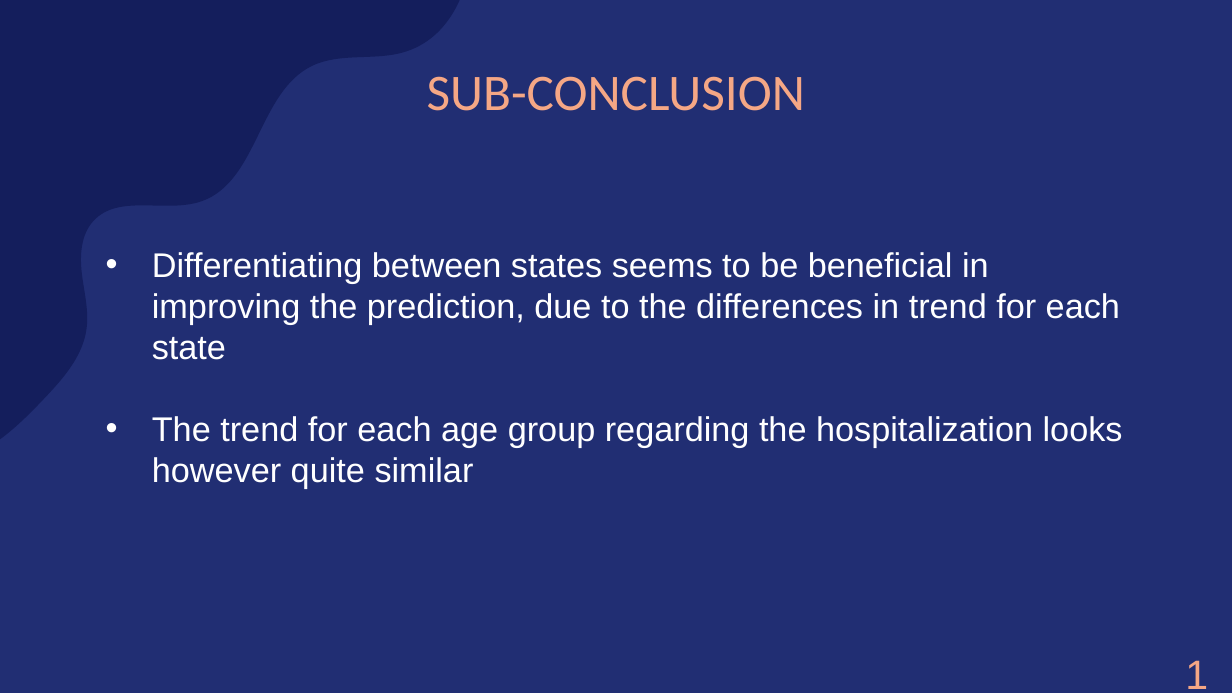
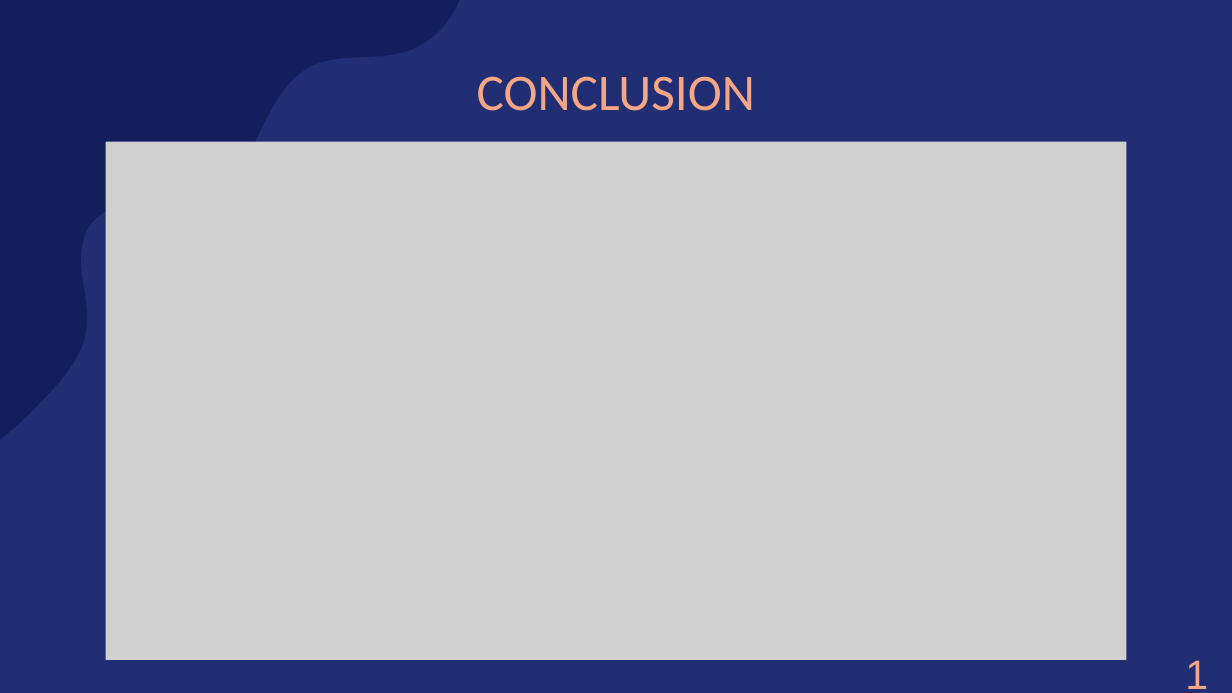
Before and after one commit to amarquard089/Covid19-Hospitalisierungsrate, a slide deck: slide 25 of Praesentation/COVID-19 Hospitalisierungsrate.pptx. Drawn at 1232x693 pixels with LibreOffice and Linux fonts; fonts in the diff are those of the drawing; grey boxes stand for pictures. Boxes give left, top, right and bottom in pixels: in the first picture for what was removed or moved away, otherwise in the second. Text is boxed around its words. In the diff, an @@ line names an element or a change of style, - is before the commit and + after.

```diff
--- a/Praesentation/COVID-19 Hospitalisierungsrate.pptx
+++ b/Praesentation/COVID-19 Hospitalisierungsrate.pptx
@@ title at (477,76,755,111): text changed @@
-SUB-CONCLUSION
+CONCLUSION
@@ picture added at (106,142,1127,660) @@
@@ text removed at (152,252,1123,489) @@
-• Differentiating between states seems to be beneficial in improving the prediction, due to the differences in trend for each state
-• The trend for each age group regarding the hospitalization looks however quite similar
```
Also in this commit, not shown: 2 other slides changed, 1 slide added, 1 slide removed, 2 other files.
